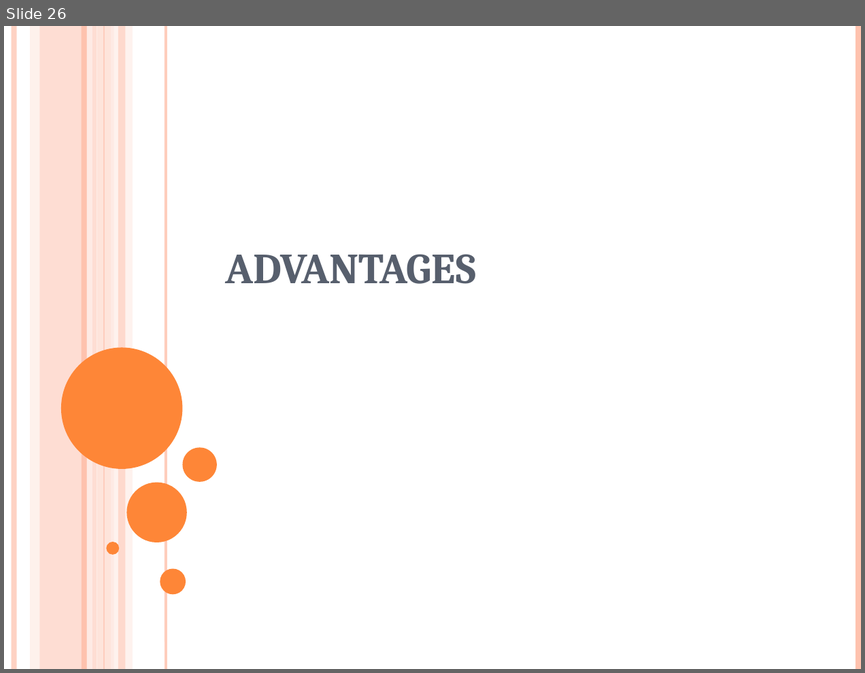
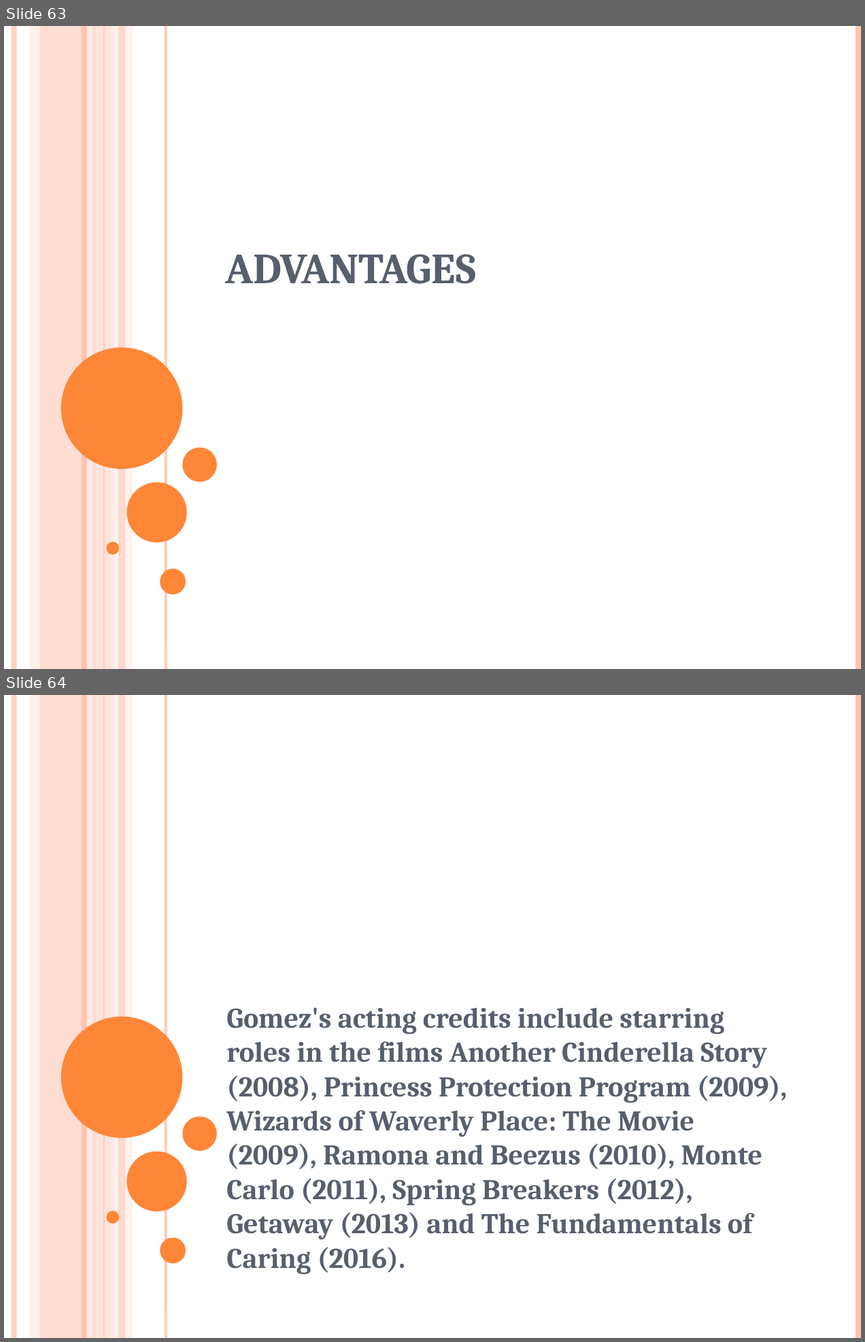
Before and after one commit to surabhi5/instant-ppt, a slide deck: output.pptx. Shown one above the other, each under a label of ours: slide 26 before the commit, slides 63 and 64 after it. The pictures are 865x673 and 865x1342 pixels, drawn with LibreOffice and Linux fonts; fonts in the diff are those of the drawing. Boxes give left, top, right and bottom in pixels: in the first picture for what was removed or moved away, otherwise in the second. Text is boxed around its words. In the diff, an @@ line names an element or a change of style, - is before the commit and + after.

```diff
--- a/output.pptx
+++ b/output.pptx
@@ slide 64 added at [4, 695, 861, 1338], background #FFFFFF; not listed: 16 template elements that a slide beside it also shows @@
@@ subtitle added at [226, 1007, 787, 1274], 24 pt, text #575F6D, bold @@
+Gomez's acting credits include starring roles in the films Another Cinderella Story (2008), Princess Protection Program (2009), Wizards of Waverly Place: The Movie (2009), Ramona and Beezus (2010), Monte Carlo (2011), Spring Breakers (2012), Getaway (2013) and The Fundamentals of Caring (2016).
@@ what was slide 26 is now slide 63 @@
```
Also in this commit, not shown: 2 slides changed, 80 other slides added, 31 slides removed, 6 other files.
